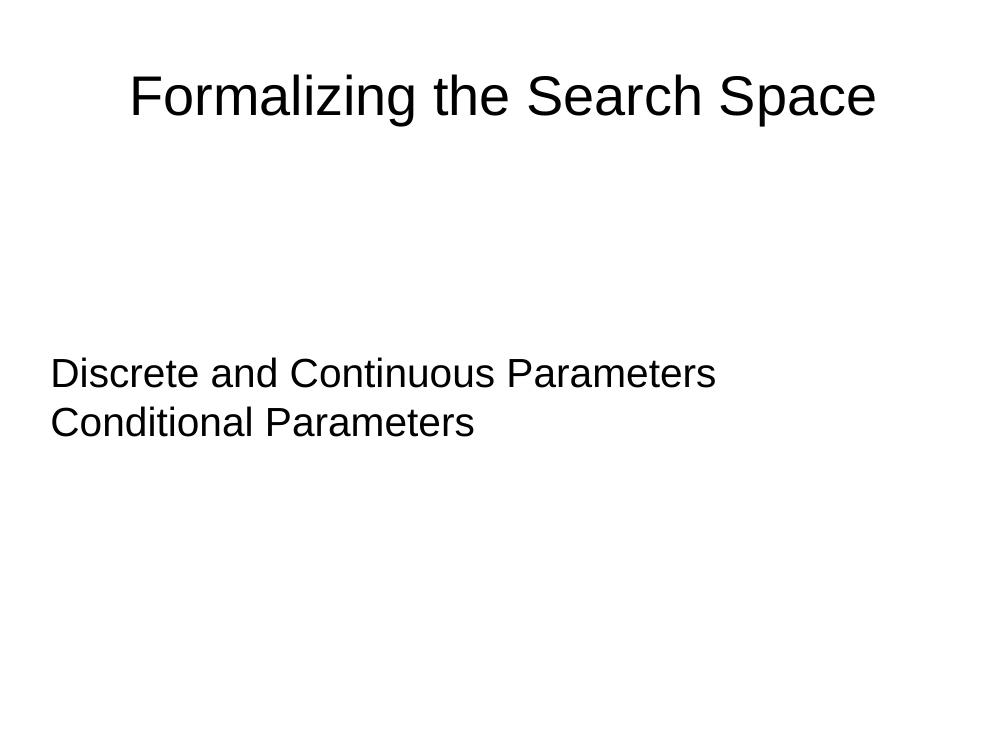
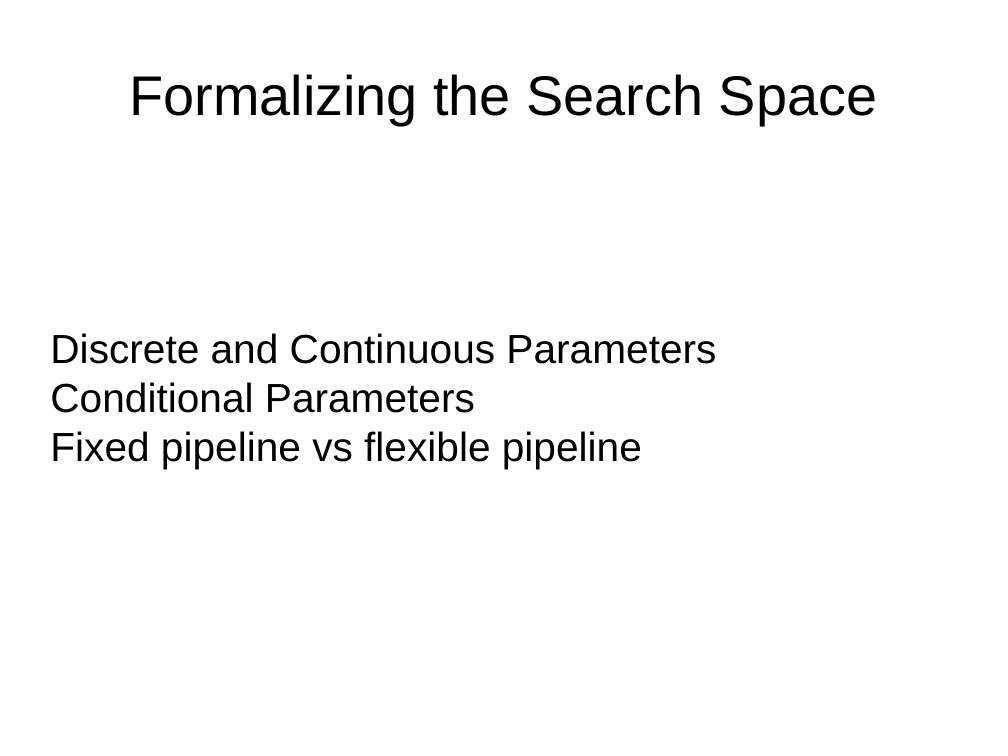
Before and after one commit to amueller/talks_odt, a slide deck: slide 12 of automating_machine_learning_scipy2016.odp. Drawn at 1008x756 pixels with LibreOffice and Linux fonts; fonts in the diff are those of the drawing. Boxes give left, top, right and bottom in pixels: in the first picture for what was removed or moved away, otherwise in the second. Text is boxed around its words. In the diff, an @@ line names an element or a change of style, - is before the commit and + after.

```diff
--- a/automating_machine_learning_scipy2016.odp
+++ b/automating_machine_learning_scipy2016.odp
@@ subtitle at <box>50,431,642,468</box>: paragraph added @@
+Fixed pipeline vs flexible pipeline
```
Also in this commit, not shown: 5 other slides changed, 3 slides added.
